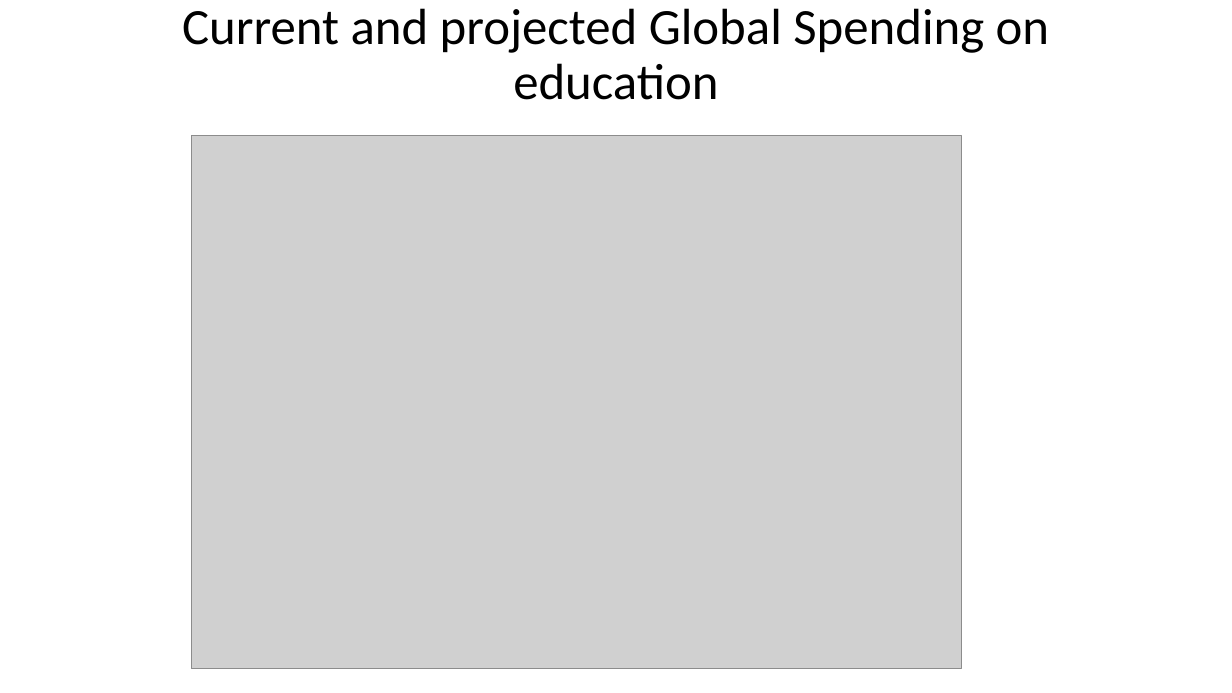
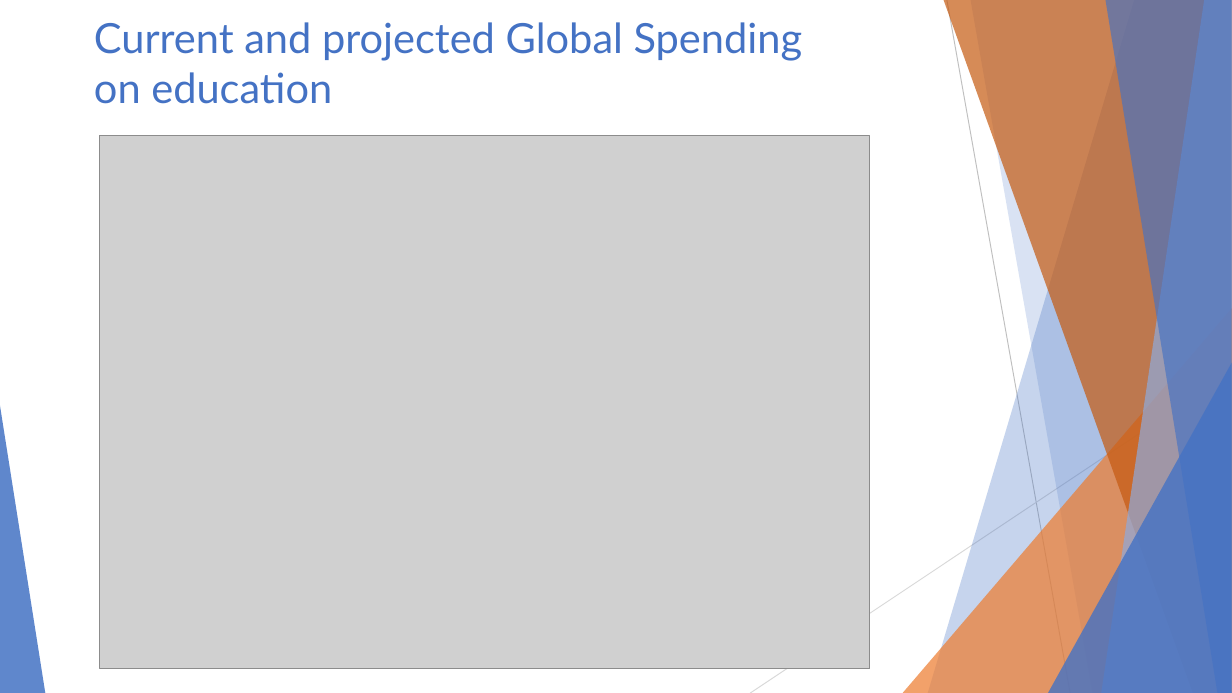
Before and after one commit to AndeyNunes/educationDEA, a slide deck: slide 3 of Project Presentation.pptx. Drawn at 1232x693 pixels with LibreOffice and Linux fonts; fonts in the diff are those of the drawing; grey boxes stand for pictures. Boxes give left, top, right and bottom in pixels: in the first picture for what was removed or moved away, otherwise in the second. Text is boxed around its words. In the diff, an @@ line names an element or a change of style, - is before the commit and + after.

```diff
--- a/Project Presentation.pptx
+++ b/Project Presentation.pptx
@@ title "Current and projected Global Spending ..." at bbox=[94, 22, 803, 104]: size 39.6 to 32.4 pt, font Calibri to Lato, text colour #000000 to #4472C4; alignment centre to left; line spacing 0.9 to 1; vertical alignment middle to top @@
@@ picture: place and size @@
-picture at bbox=[191, 136, 961, 669]
+picture at bbox=[100, 136, 870, 669]
@@ group added at bbox=[0, 0, 1232, 693]: 5 freeform shapes, 3 triangles, 2 lines @@
```
Also in this commit, not shown: 16 other slides changed, 3 slides added, 4 slides removed.
